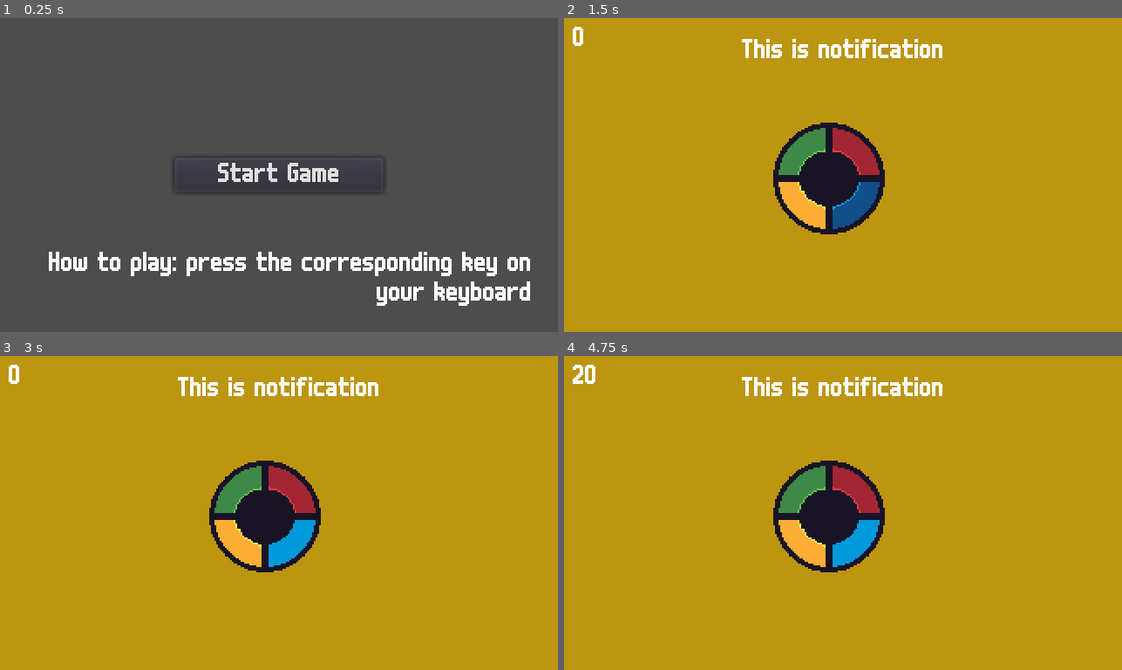
Above: before the commit, frames 1-4 (two rows, left to right).
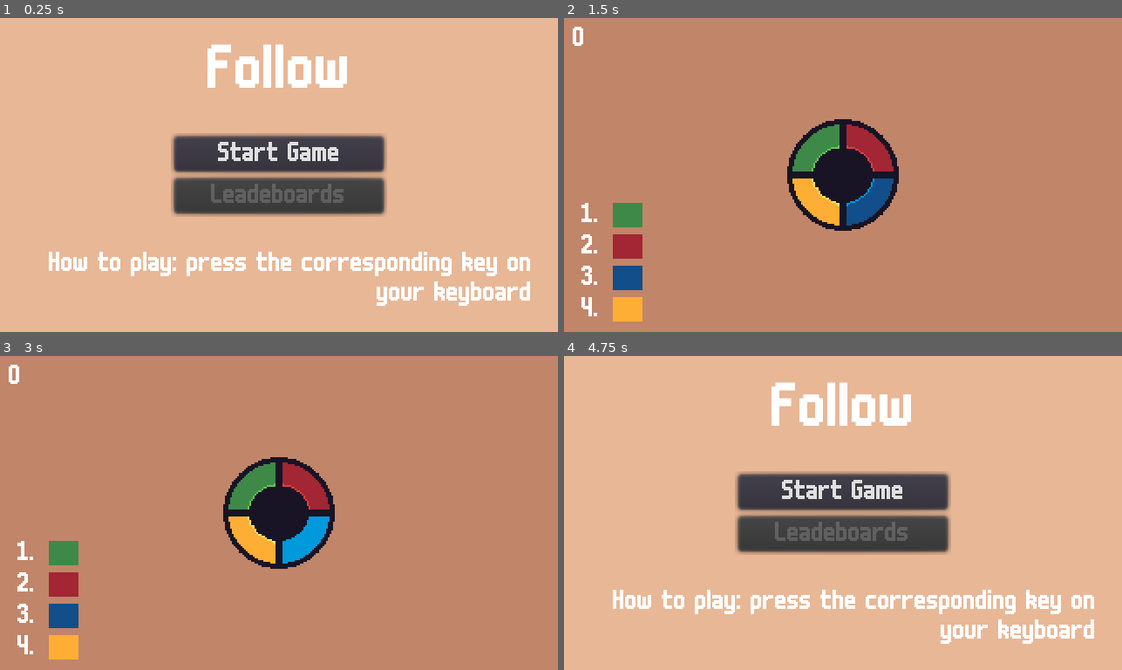
Above: after the commit, the same moments.

Repository: mikkoryynanen/Follow
Game: Godot game, scene res://Scenes/Menu.tscn
Two runs of this game, one before a commit and one after it. Both use one fixed random seed, a clock stepped at 60 frames per second and the inputs below.
Inputs:
- Up to frame 1 (0.25 s): no input
- Up to frame 2 (1.5 s): click "Start Game" at 0.5 s; tap Enter at 1.25 s; tap 1 at 1.35 s
- Up to frame 3 (3 s): tap Space at 2 s; tap 2 at 2.1 s; tap 3 at 2.85 s
- Up to frame 4 (4.75 s): tap Enter at 3.5 s; tap 4 at 3.6 s; tap Space at 4.25 s; tap 1 at 4.35 s

The runs differ from the first frame. In frame 1, 90% of the frame differs, in the area x 0-100%, y 0-100%; in frame 2, 97%; in frame 3, 97%; in frame 4, 100%.

Commit message:
Add more functionality

Diff:
--- a/Board/Board.gd
+++ b/Board/Board.gd
@@ -26,7 +26,7 @@
 	play_button_animation(0)
 
 	# Create sequence
-	for _i in range(1, rounds):
+	for _i in range(1, 10):
 		var rng = RandomNumberGenerator.new()
 		var numbers = []
 		rng.randomize()
@@ -52,6 +52,7 @@
 	print(sequences)
 	while state != GameState.END:
 		var sequence = sequences[current_sequence_index]
+
 		print("sequence : ", sequence)
 		for number in sequence:
 			play_button_animation(number)
@@ -66,15 +67,29 @@
 		while state == GameState.GUESS:
 			yield(get_tree().create_timer(1), "timeout")
 
-		# TOOD Show succesfull text here
-		# TODO Add to the score from here
-		Stats.emit_signal("update_score", sequence.size() + 1)
+		if state != GameState.END:
+			Stats.emit_signal("update_score", sequence.size() + 1)
+			Stats.emit_signal("on_notification", "CORRECT!")
 
-		yield(get_tree().create_timer(1), "timeout")
-		current_sequence_index += 1
+			yield(get_tree().create_timer(1), "timeout")
 
-		# Increase speed every sequence
-		# speed -= .25
+			if current_sequence_index >= sequences.size() - 1:
+				state = GameState.END
+			else:
+				current_sequence_index += 1
+				Stats.emit_signal("on_notification_close")
+
+			# Increase speed every sequence
+			# speed -= .25
+
+	if current_sequence_index >= sequences.size() - 1:
+		Stats.emit_signal("on_notification", "Game over!")
+	else:
+		Stats.emit_signal("on_notification", "You guessed wrong.")
+		Stats.reset()
+
+	yield(get_tree().create_timer(1), "timeout")
+	get_tree().change_scene("res://Scenes/Menu.tscn")
 
 
 func _input(event):
@@ -110,6 +125,7 @@
 	else:
 		print("more numbers still to guess")
 
+
 func check_player_guesses() -> bool:
 	# Technically this should never happen
 	if player_quesses.size() != sequences[current_sequence_index].size():
@@ -123,6 +139,7 @@
 		# 	return false
 
 	return true
+
 
 func play_button_animation(index: int):
 	audioPlayer.stream = null
--- a/Scenes/Menu.tscn
+++ b/Scenes/Menu.tscn
@@ -1,7 +1,18 @@
-[gd_scene load_steps=3 format=2]
+[gd_scene load_steps=7 format=2]
 
 [ext_resource path="res://Scenes/Menu.gd" type="Script" id=1]
 [ext_resource path="res://Scenes/MenuTheme.tres" type="Theme" id=2]
+[ext_resource path="res://Assets/Abstraction - Three Red Hearts - Puzzle Pieces.wav" type="AudioStream" id=3]
+
+[sub_resource type="DynamicFontData" id=1]
+font_path = "res://Assets/m6x11.ttf"
+
+[sub_resource type="DynamicFont" id=2]
+size = 36
+font_data = SubResource( 1 )
+
+[sub_resource type="Theme" id=3]
+default_font = SubResource( 2 )
 
 [node name="Menu" type="CanvasLayer"]
 script = ExtResource( 1 )
@@ -9,6 +20,14 @@
 [node name="UI" type="Control" parent="."]
 anchor_right = 1.0
 anchor_bottom = 1.0
+
+[node name="ColorRect" type="ColorRect" parent="UI"]
+anchor_right = 1.0
+anchor_bottom = 1.0
+color = Color( 0.909804, 0.717647, 0.588235, 1 )
+__meta__ = {
+"_edit_lock_": true
+}
 
 [node name="VBoxContainer" type="VBoxContainer" parent="UI"]
 anchor_right = 1.0
@@ -19,12 +38,21 @@
 alignment = 1
 
 [node name="StartButton" type="Button" parent="UI/VBoxContainer"]
-margin_top = 80.0
+margin_top = 68.0
 margin_right = 120.0
-margin_bottom = 100.0
+margin_bottom = 88.0
 rect_pivot_offset = Vector2( 42.662, 0 )
 theme = ExtResource( 2 )
 text = "Start Game"
+
+[node name="LeaderboardsButton" type="Button" parent="UI/VBoxContainer"]
+margin_top = 92.0
+margin_right = 120.0
+margin_bottom = 112.0
+rect_pivot_offset = Vector2( 42.662, 0 )
+theme = ExtResource( 2 )
+disabled = true
+text = "Leadeboards"
 
 [node name="Label" type="Label" parent="UI"]
 anchor_right = 1.0
@@ -37,4 +65,17 @@
 valign = 2
 autowrap = true
 
+[node name="Title" type="Label" parent="UI"]
+anchor_right = 1.0
+anchor_bottom = 1.0
+margin_top = 15.0
+theme = SubResource( 3 )
+text = "Follow"
+align = 1
+autowrap = true
+
+[node name="AudioStreamPlayer" type="AudioStreamPlayer" parent="."]
+stream = ExtResource( 3 )
+autoplay = true
+
 [connection signal="button_down" from="UI/VBoxContainer/StartButton" to="." method="_on_StartButton_button_down"]
--- a/UI/Font.tres
+++ b/UI/Font.tres
@@ -1,6 +1,7 @@
 [gd_resource type="DynamicFont" load_steps=2 format=2]
 
 [sub_resource type="DynamicFontData" id=1]
+antialiased = false
 font_path = "res://Assets/m6x11.ttf"
 
 [resource]
--- /dev/null
+++ b/UI/NotificationLabel.gd
@@ -0,0 +1,35 @@
+extends Control
+
+var is_shown = false
+
+onready var tween = $Tween
+onready var label = $Label
+
+
+func hide_notification():
+	tween.interpolate_property(
+		$Label,
+		"rect_position",
+		Vector2(5, 5),
+		Vector2(5, -50),
+		0.5,
+		Tween.EASE_IN,
+		Tween.EASE_IN_OUT
+	)
+	tween.start()
+
+
+func show_notification(text):
+	# is_shown = true
+	label.text = String(text)
+
+	tween.interpolate_property(
+		$Label,
+		"rect_position",
+		Vector2(5, -50),
+		Vector2(5, 5),
+		0.25,
+		Tween.EASE_IN,
+		Tween.EASE_IN_OUT
+	)
+	tween.start()
--- /dev/null
+++ b/UI/NotificationLabel.tscn
@@ -0,0 +1,22 @@
+[gd_scene load_steps=3 format=2]
+
+[ext_resource path="res://Scenes/MenuTheme.tres" type="Theme" id=1]
+[ext_resource path="res://UI/NotificationLabel.gd" type="Script" id=2]
+
+[node name="NotificationLabel" type="Control"]
+anchor_right = 1.0
+anchor_bottom = 1.0
+script = ExtResource( 2 )
+
+[node name="Label" type="Label" parent="."]
+anchor_right = 1.0
+margin_left = 5.0
+margin_top = -50.0
+margin_right = -5.0
+margin_bottom = -21.0
+theme = ExtResource( 1 )
+text = "This is notification"
+align = 1
+valign = 1
+
+[node name="Tween" type="Tween" parent="."]
--- a/UI/UI.gd
+++ b/UI/UI.gd
@@ -1,12 +1,24 @@
 extends CanvasLayer
 
 onready var scoreLabel: Label = $Control/ScoreLabel
+onready var notification = $Control/NotificationLabel
 
 
 func _ready():
 	set_score(0)
 
 	Stats.connect("update_score_ui", self, "set_score")
+	Stats.connect("on_notification", self, "show_notification")
+	Stats.connect("on_notification_close", self, "hide_notification")
+
 
 func set_score(value):
 	scoreLabel.text = String(value)
+
+
+func show_notification(text):
+	notification.show_notification(text)
+
+
+func hide_notification():
+	notification.hide_notification()
--- a/UI/UI.tscn
+++ b/UI/UI.tscn
@@ -1,7 +1,8 @@
-[gd_scene load_steps=3 format=2]
+[gd_scene load_steps=4 format=2]
 
 [ext_resource path="res://UI/UI.gd" type="Script" id=1]
 [ext_resource path="res://Scenes/MenuTheme.tres" type="Theme" id=2]
+[ext_resource path="res://UI/NotificationLabel.tscn" type="PackedScene" id=3]
 
 [node name="UI" type="CanvasLayer"]
 script = ExtResource( 1 )
@@ -18,13 +19,116 @@
 theme = ExtResource( 2 )
 text = "123456789"
 
-[node name="NotificationLabel" type="Label" parent="Control"]
-anchor_right = 1.0
-margin_left = 5.0
-margin_top = 5.0
-margin_right = -5.0
-margin_bottom = 34.0
+[node name="InfoLabel" type="VBoxContainer" parent="Control"]
+anchor_bottom = 1.0
+margin_left = 7.0
+margin_top = 106.0
+margin_right = 45.0
+margin_bottom = -6.0
+size_flags_vertical = 3
 theme = ExtResource( 2 )
-text = "This is notification"
+alignment = 2
+
+[node name="Green" type="HBoxContainer" parent="Control/InfoLabel"]
+margin_right = 38.0
+margin_bottom = 14.0
+size_flags_horizontal = 3
+size_flags_vertical = 3
+
+[node name="Label" type="Label" parent="Control/InfoLabel/Green"]
+margin_right = 17.0
+margin_bottom = 14.0
+size_flags_horizontal = 3
+size_flags_vertical = 3
+theme = ExtResource( 2 )
+text = "1."
 align = 1
 valign = 1
+
+[node name="ColorRect" type="ColorRect" parent="Control/InfoLabel/Green"]
+margin_left = 21.0
+margin_right = 38.0
+margin_bottom = 14.0
+size_flags_horizontal = 3
+size_flags_vertical = 3
+color = Color( 0.243137, 0.537255, 0.282353, 1 )
+
+[node name="Red" type="HBoxContainer" parent="Control/InfoLabel"]
+margin_top = 18.0
+margin_right = 38.0
+margin_bottom = 32.0
+size_flags_horizontal = 3
+size_flags_vertical = 3
+
+[node name="Label" type="Label" parent="Control/InfoLabel/Red"]
+margin_right = 17.0
+margin_bottom = 14.0
+size_flags_horizontal = 3
+size_flags_vertical = 3
+theme = ExtResource( 2 )
+text = "2."
+align = 1
+valign = 1
+
+[node name="ColorRect" type="ColorRect" parent="Control/InfoLabel/Red"]
+margin_left = 21.0
+margin_right = 38.0
+margin_bottom = 14.0
+size_flags_horizontal = 3
+size_flags_vertical = 3
+color = Color( 0.635294, 0.14902, 0.2, 1 )
+
+[node name="Blue" type="HBoxContainer" parent="Control/InfoLabel"]
+margin_top = 36.0
+margin_right = 38.0
+margin_bottom = 50.0
+size_flags_horizontal = 3
+size_flags_vertical = 3
+
+[node name="Label" type="Label" parent="Control/InfoLabel/Blue"]
+margin_right = 17.0
+margin_bottom = 14.0
+size_flags_horizontal = 3
+size_flags_vertical = 3
+theme = ExtResource( 2 )
+text = "3."
+align = 1
+valign = 1
+
+[node name="ColorRect" type="ColorRect" parent="Control/InfoLabel/Blue"]
+margin_left = 21.0
+margin_right = 38.0
+margin_bottom = 14.0
+size_flags_horizontal = 3
+size_flags_vertical = 3
+color = Color( 0.0705882, 0.305882, 0.537255, 1 )
+
+[node name="Yellow" type="HBoxContainer" parent="Control/InfoLabel"]
+margin_top = 54.0
+margin_right = 38.0
+margin_bottom = 68.0
+size_flags_horizontal = 3
+size_flags_vertical = 3
+
+[node name="Label" type="Label" parent="Control/InfoLabel/Yellow"]
+margin_right = 17.0
+margin_bottom = 14.0
+size_flags_horizontal = 3
+size_flags_vertical = 3
+theme = ExtResource( 2 )
+text = "4."
+align = 1
+valign = 1
+
+[node name="ColorRect" type="ColorRect" parent="Control/InfoLabel/Yellow"]
+margin_left = 21.0
+margin_right = 38.0
+margin_bottom = 14.0
+size_flags_horizontal = 3
+size_flags_vertical = 3
+color = Color( 0.996078, 0.682353, 0.203922, 1 )
+
+[node name="NotificationLabel" parent="Control" instance=ExtResource( 3 )]
+__meta__ = {
+"_edit_lock_": true
+}
--- a/World/Stats.gd
+++ b/World/Stats.gd
@@ -1,16 +1,23 @@
 extends Node2D
 
 const CORRECT_SEQUENCE_BASE_SCORE = 10
+const GUESS_CORRECT_NOTIFICATION_TEXT = "CORRECT!"
 
 var current_score = 0
 
 signal update_score(value)
 signal update_score_ui(value)
+signal on_notification(text)
+signal on_notification_close(text)
 
 
 func _ready():
 	connect("update_score", self, "set_score")
 
+
+func reset():
+	current_score = 0
+
 func set_score(numbers_count):
 	current_score += numbers_count * CORRECT_SEQUENCE_BASE_SCORE
 	emit_signal("update_score_ui", current_score)
--- a/World/World.tscn
+++ b/World/World.tscn
@@ -7,7 +7,7 @@
 [sub_resource type="Gradient" id=1]
 interpolation_mode = 1
 offsets = PoolRealArray( 0 )
-colors = PoolColorArray( 0.737255, 0.584314, 0.0666667, 1 )
+colors = PoolColorArray( 0.760784, 0.521569, 0.411765, 1 )
 
 [sub_resource type="GradientTexture2D" id=2]
 gradient = SubResource( 1 )
@@ -25,7 +25,7 @@
 }
 
 [node name="Board" parent="." instance=ExtResource( 2 )]
-position = Vector2( 152, 92 )
+position = Vector2( 160, 90 )
 rounds = 4
 
 [node name="UI" parent="." instance=ExtResource( 3 )]
Not shown, added: Assets/Abstraction - Three Red Hearts - Puzzle Pieces.wav.import
Not shown, changed: .DS_Store
Not shown, added: Assets/Abstraction - Three Red Hearts - Puzzle Pieces.wav
